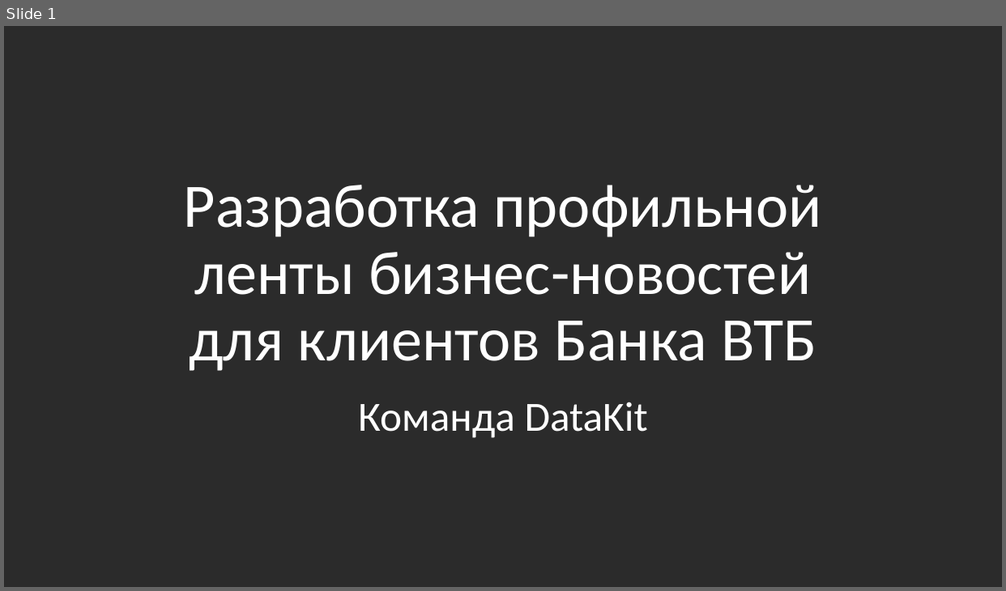
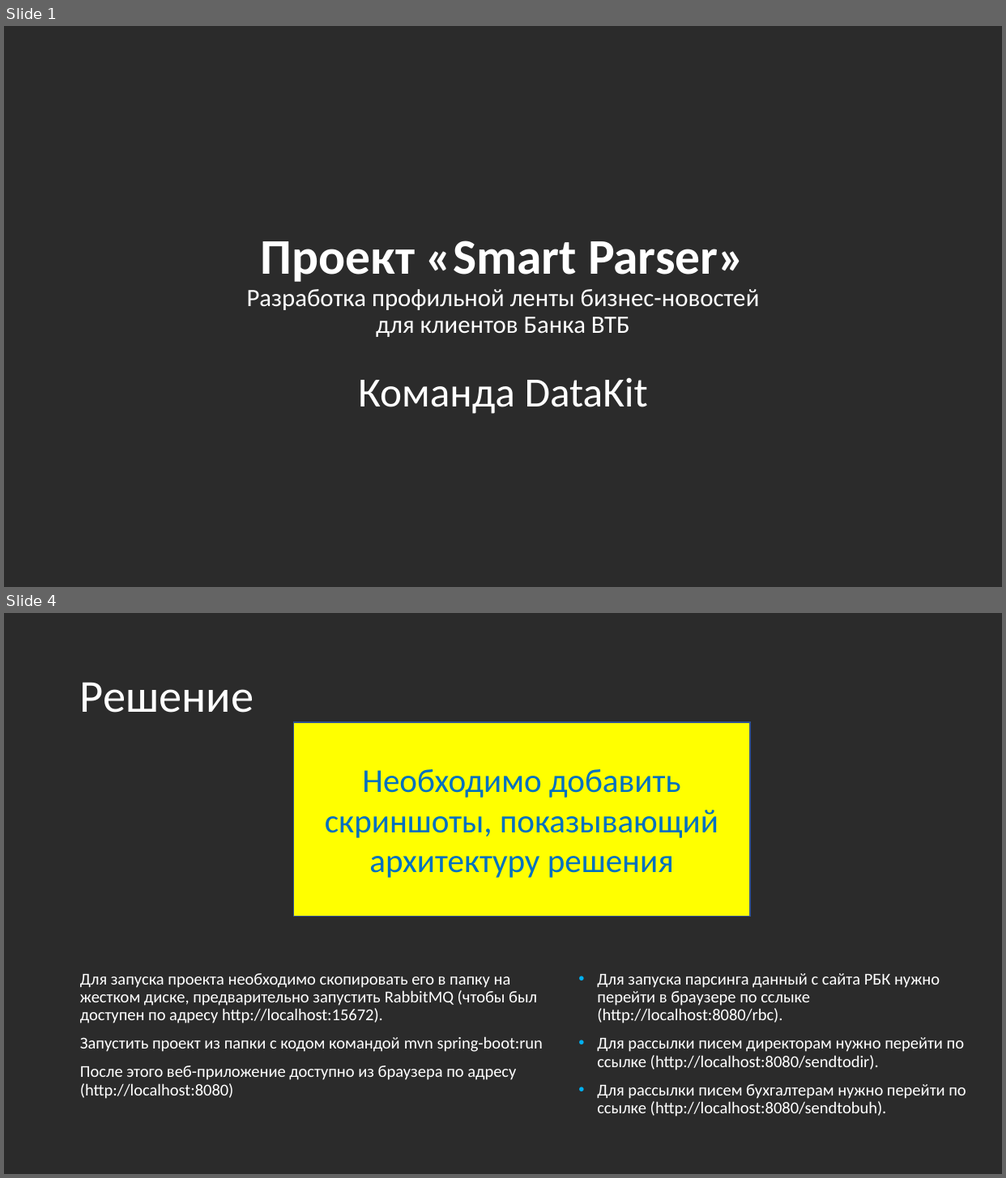
Before and after one commit to Murzik2020ai/smartparser, a slide deck: preza.pptx. Shown one above the other, each under a label of ours: slide 1 before the commit, slides 1 and 4 after it; the slides between them are not shown. The pictures are 1006x591 and 1006x1178 pixels, drawn with LibreOffice and Linux fonts; fonts in the diff are those of the drawing; background and template pictures are left out; a plain dark background stands for a picture behind light text. Boxes give left, top, right and bottom in pixels: in the first picture for what was removed or moved away, otherwise in the second. Text is boxed around its words. In the diff, an @@ line names an element or a change of style, - is before the commit and + after.

```diff
--- a/preza.pptx
+++ b/preza.pptx
@@ slide 4 added at (4,613,1002,1174), background picture (left out) @@
@@ title added at (80,682,253,713), 44 pt, text #FFFFFF @@
+Решение
@@ rectangle added at (294,722,750,916), fill #FFFF00, outline #325491 1 pt, 32 pt, text #0070C0 @@
+Необходимо добавить скриншоты, показывающий архитектуру решения
@@ text added at (80,973,543,1099), 16 pt, text #FFFFFF @@
+Для запуска проекта необходимо скопировать его в папку на жестком диске, предварительно запустить RabbitMQ (чтобы был доступен по адресу http://localhost:15672).
+Запустить проект из папки с кодом командой mvn spring-boot:run
+После этого веб-приложение доступно из браузера по адресу (http://localhost:8080)
@@ text added at (597,973,965,1117), 16 pt, text #FFFFFF @@
+• Для запуска парсинга данный с сайта РБК нужно перейти в браузере по сслыке (http://localhost:8080/rbc).
+• Для рассылки писем директорам нужно перейти по ссылке (http://localhost:8080/sendtodir).
+• Для рассылки писем бухгалтерам нужно перейти по ссылке (http://localhost:8080/sendtobuh).
@@ slide 1 changed as well @@
@@ title at (247,241,760,337): text changed; size 59.4 to 24 pt @@
-Разработка профильной ленты бизнес-новостей
-для клиентов Банка ВТБ
+Проект «Smart Parser»
+Разработка профильной ленты бизнес-новостей
+для клиентов Банка ВТБ
@@ subtitle "Команда DataKit": place and size @@
-subtitle "Команда DataKit" at (358,402,648,438)
+subtitle "Команда DataKit" at (358,378,648,414)
@@ subtitle "Команда DataKit" at (358,378,648,414): more space between paragraphs @@
```
Also in this commit, not shown: 4 other slides changed, 5 other slides added, 2 slides removed.
